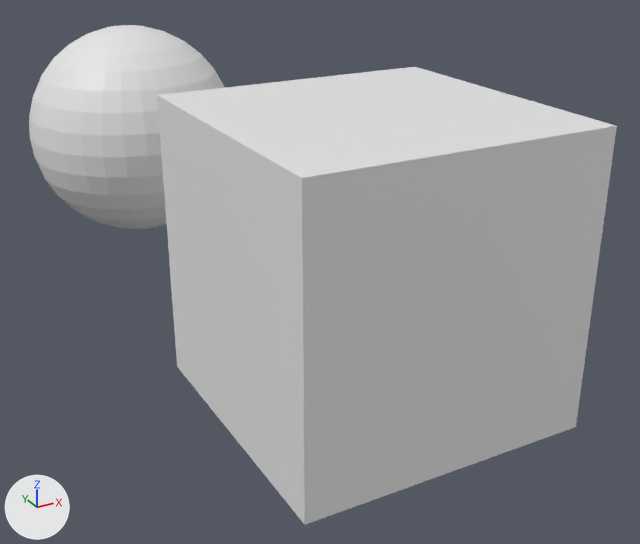
An edit to the glTF model scene.glb, drawn before and after from the same camera.
One viewpoint serves both versions: a 50 mm lens placed at (3.72, -6.4, 2.25), pointed at (6.95, -0.53, -0.68). Every picture has the same lights, and +X, +Y and +Z are marked at lower left.
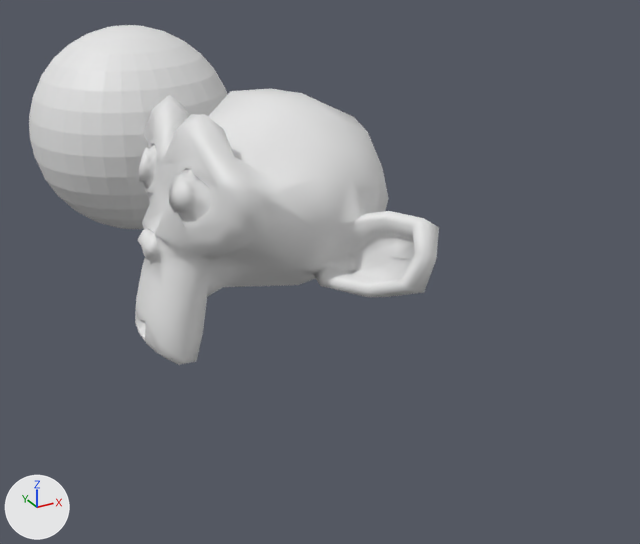
The newer file is also turned or shifted as a whole; pictures and numbers use the older file's frame.

Diff of the bpy script that builds the scene:
```diff
--- a/scene.glb.py
+++ b/scene.glb.py
@@ me_suzanne @@
+me_suzanne.from_pydata(...)  # 505 vertices, 968 faces; spans x 4.2..6.1, y -2.94..-0.21, z -0.8..0.94
@@ ob_cube @@
-ob_cube = bpy.data.objects.new('Cube', me_cube_001)
-ob_cube.location = (0.0, 0.0, 0.0)
@@ ob_suzanne @@
+ob_suzanne = bpy.data.objects.new('Suzanne', me_suzanne)
+ob_suzanne.location = (1.08, 0.596, 0.0)
```

Changed parts and their boxes (x1, y1, x2, y2) in the pictures (640 x 544 px):
'Cube', deleted
    before: (157, 67, 617, 525)
'Suzanne', added
    after: (135, 89, 439, 365)
